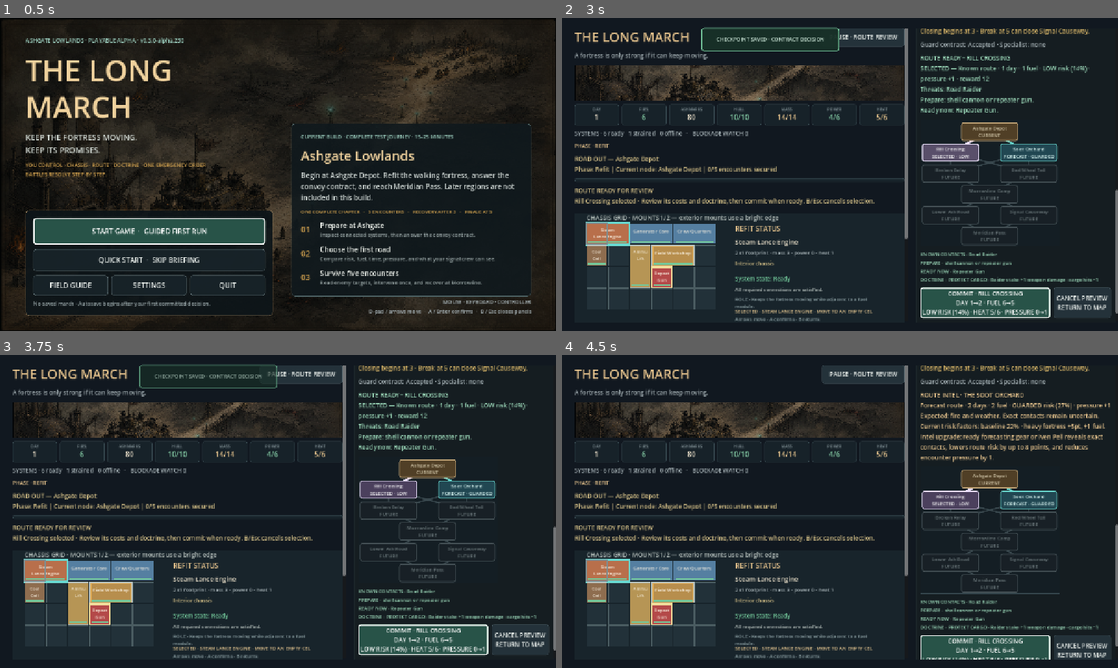
Above: before the commit, frames 1-4 (two rows, left to right).
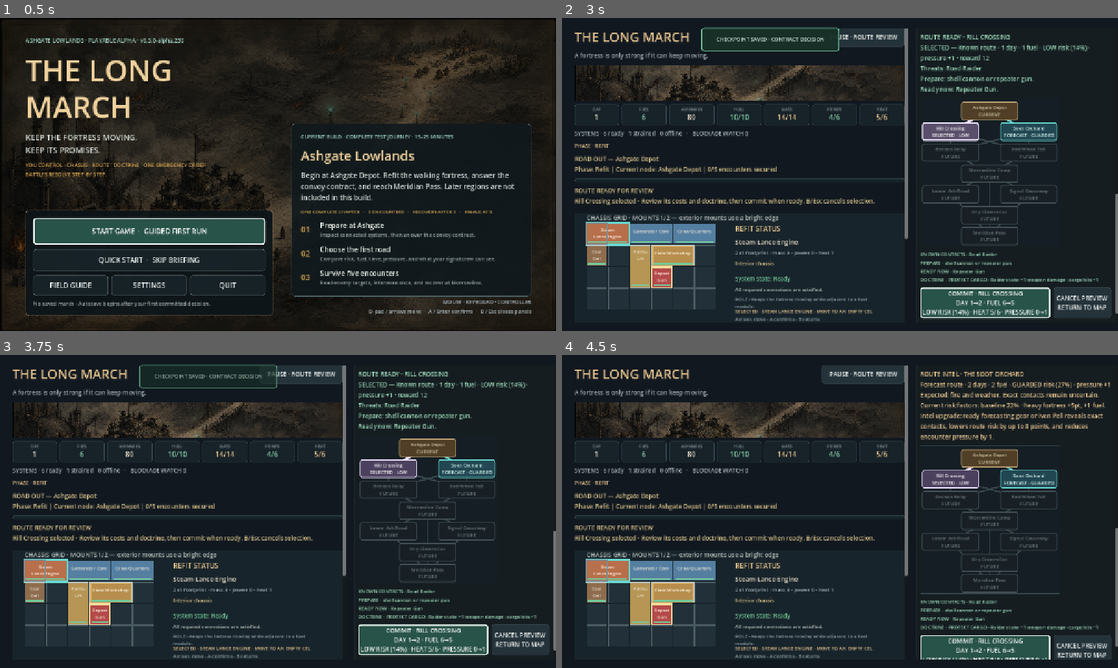
Above: after the commit, the same moments.

Repository: raphaelroshan/the-long-march
Game: Godot game, scene res://scenes/App.tscn
The game is run twice, just before and just after one commit, with the same random seed, the same clock (stepped at 60 frames per second) and the same inputs.
Inputs:
- Up to frame 1 (0.5 s): no input
- Up to frame 2 (3 s): click "START GAME · GUIDED FIRST RUN" at 0.5 s; click "SKIP FOR THIS RUN" at 1.25 s; click "GUARD THE CONVOY MORROWLINE ·…" at 2 s; click "Rill Crossing KNOWN · LOW" at 2.75 s
- Up to frame 3 (3.75 s): click "Rill Crossing SELECTED · LOW" at 3.5 s
- Up to frame 4 (4.5 s): click "Soot Orchard FORECAST · GUARD…" at 4.25 s

Frame 1 is identical in both runs. In frame 2, 6.5% of the frame differs, in the area x 64-100%, y 3-67%; in frame 3, 6.5%; in frame 4, 7.6%, in the area x 64-100%, y 3-94%.

Commit message:
Add condenser-gated Dry Cistern route

Diff:
--- a/content/gameplay_framework.json
+++ b/content/gameplay_framework.json
@@ -145,8 +145,8 @@
   "implemented_journey_slice": {
     "id": "ashgate_lowlands_alpha",
     "status": "vertical_slice",
-    "nodes": ["ashgate_depot", "rill_crossing", "soot_orchard", "broken_relay", "red_wheel_toll_bridge", "morrowline_camp", "lower_ash_road", "signal_causeway", "meridian_pass"],
-    "routes": ["rill_crossing", "soot_orchard", "broken_relay", "red_wheel_toll_bridge", "morrowline_camp", "lower_ash_road", "signal_causeway", "meridian_pass"],
+    "nodes": ["ashgate_depot", "rill_crossing", "soot_orchard", "broken_relay", "red_wheel_toll_bridge", "morrowline_camp", "lower_ash_road", "dry_cistern_cut", "signal_causeway", "meridian_pass"],
+    "routes": ["rill_crossing", "soot_orchard", "broken_relay", "red_wheel_toll_bridge", "morrowline_camp", "lower_ash_road", "dry_cistern_cut", "signal_causeway", "meridian_pass"],
     "encounter_steps": 6,
     "primary_units": ["steam_lance_engine", "shell_cannon", "field_workshop", "signal_coil"],
     "enemy_families": ["road_raiders", "climbers", "burrowers", "siege_beast"],
@@ -161,6 +161,7 @@
       "red_wheel_toll_bridge": ["road_raiders", "climbers"],
       "morrowline_camp": ["road_raiders"],
       "lower_ash_road": ["burrowers"],
+      "dry_cistern_cut": ["storm_front"],
       "signal_causeway": ["storm_front", "climbers"]
     },
     "contract": "morrowline_parts_guard",
--- a/src/core/fortress_state.gd
+++ b/src/core/fortress_state.gd
@@ -40,6 +40,7 @@
 	"broken_relay": {"name": "Broken Relay", "kind": "relay", "description": "A dead signal mast watched by Climbers and one stubborn operator."},
 	"red_wheel_toll_bridge": {"name": "Red Wheel Toll Bridge", "kind": "ambush", "description": "A fortified crossing where the blockade has learned the fortress silhouette."},
 	"lower_ash_road": {"name": "Lower Ash Road", "kind": "hazard", "description": "A buried service road where Burrowers test the lower hull."},
+	"dry_cistern_cut": {"name": "Dry Cistern Cut", "kind": "hazard", "description": "A short cistern road where a maintained condenser can recover enough water to spare fuel."},
 	"signal_causeway": {"name": "Signal Causeway", "kind": "hazard", "description": "An exposed relay causeway caught inside a moving storm front."}
 }
 const JOURNEY_ENCOUNTERS := {
@@ -62,6 +63,7 @@
 	"red_wheel_toll_bridge": {"name": "Red Wheel Toll Bridge", "type": "ambush", "visibility": "unscouted", "days": 1, "fuel": 1, "risk": 0.36, "pressure": 2, "reward": 24, "threat_hint": "organized blockade", "encounter": ["road_raiders", "climbers"]},
 	"morrowline_camp": {"name": "Morrowline Camp", "type": "settlement", "visibility": "known", "days": 1, "fuel": 1, "risk": 0.28, "pressure": 1, "reward": 16, "threat_hint": "raiders on the convoy approach", "encounter": ["road_raiders"]},
 	"lower_ash_road": {"name": "Lower Ash Road", "type": "hazard", "visibility": "forecast", "days": 2, "fuel": 1, "risk": 0.38, "pressure": 2, "reward": 24, "mass_sensitive": true, "threat_hint": "movement below the road", "encounter": ["burrowers"]},
+	"dry_cistern_cut": {"name": "Dry Cistern Cut", "type": "hazard", "visibility": "forecast", "days": 1, "fuel": 2, "risk": 0.28, "pressure": 1, "reward": 18, "threat_hint": "dry weather line", "encounter": ["storm_front"]},
 	"signal_causeway": {"name": "Signal Causeway", "type": "hazard", "visibility": "unscouted", "days": 1, "fuel": 1, "risk": 0.43, "pressure": 2, "reward": 20, "threat_hint": "weather and exposed approaches", "encounter": ["storm_front", "climbers"]},
 	"meridian_pass": {"name": "Meridian Pass", "type": "boss", "visibility": "known", "days": 2, "fuel": 2, "risk": 0.58, "pressure": 2, "reward": 40, "threat_hint": "Siege Beast", "encounter": ["siege_beast"]}
 }
@@ -71,8 +73,9 @@
 	"soot_orchard": ["broken_relay", "red_wheel_toll_bridge"],
 	"broken_relay": ["morrowline_camp"],
 	"red_wheel_toll_bridge": ["morrowline_camp"],
-	"morrowline_camp": ["lower_ash_road", "signal_causeway"],
+	"morrowline_camp": ["lower_ash_road", "dry_cistern_cut", "signal_causeway"],
 	"lower_ash_road": ["meridian_pass"],
+	"dry_cistern_cut": ["meridian_pass"],
 	"signal_causeway": ["meridian_pass"]
 }
 const MODULE_DEFS := {
@@ -375,13 +378,18 @@
 		return true
 	return false
 
+func campaign_node_lock_reason(node_id: String) -> String:
+	if node_id == "dry_cistern_cut" and not _has_ready_tag("water"):
+		return "Requires a Ready Water Condenser: shared power and an adjacent operational Field Workshop."
+	return ""
+
 func campaign_available_nodes() -> Array[String]:
 	var result: Array[String] = []
 	if not campaign_active or encounter_active or not campaign_event_pending.is_empty() or phase == "results":
 		return result
 	for raw_node_id in CAMPAIGN_EDGES.get(current_location, []):
 		var node_id := String(raw_node_id)
-		if not campaign_node_closed(node_id):
+		if not campaign_node_closed(node_id) and campaign_node_lock_reason(node_id).is_empty():
 			result.append(node_id)
 	return result
 
@@ -390,7 +398,8 @@
 	if node.is_empty():
 		return {"ok": false, "reason": "unknown campaign node"}
 	var mass_penalty := 1 if bool(node.get("mass_sensitive", false)) and total_mass() > BASE_MASS_LIMIT - 2 else 0
-	var fuel_cost := int(node.get("fuel", 0)) + mass_penalty
+	var condenser_discount := 1 if node_id == "dry_cistern_cut" and _has_ready_tag("water") else 0
+	var fuel_cost := maxi(1, int(node.get("fuel", 0)) + mass_penalty - condenser_discount)
 	var predicted_heat := maxi(0, total_heat() + (2 if doctrine == "run_hot" else 0))
 	var informed := specialist_id == "iven_pell" or _has_ready_tag("forecast")
 	var visibility := "known" if informed else String(node.get("visibility", "forecast"))
@@ -433,6 +442,8 @@
 		risk_factors.append("prior choices %s%dpt" % ["+" if route_risk_modifier > 0.0 else "-", roundi(absf(route_risk_modifier) * 100.0)])
 	if signal_discount > 0.0:
 		risk_factors.append("forecasting -%dpt" % roundi(signal_discount * 100.0))
+	if condenser_discount > 0:
+		risk_factors.append("Water Condenser -%d fuel" % condenser_discount)
 	return {
 		"ok": true,
 		"id": node_id,
@@ -441,6 +452,7 @@
 		"visibility": visibility,
 		"days": int(node.get("days", 0)),
 		"fuel": fuel_cost,
+		"fuel_discount": condenser_discount,
 		"risk": risk,
 		"risk_band": "low" if risk <= 0.18 else ("guarded" if risk <= 0.32 else "high"),
 		"risk_factors": risk_factors,
@@ -452,7 +464,8 @@
 		"threats": threat_names,
 		"counter_hints": counter_hints,
 		"ready_counter_names": ready_counter_names,
-		"closed": campaign_node_closed(node_id)
+		"closed": campaign_node_closed(node_id),
+		"locked_reason": campaign_node_lock_reason(node_id)
 	}
 
 func campaign_route_comparison(doctrine: String = "protect_cargo") -> Array[Dictionary]:
@@ -602,6 +615,9 @@
 		return {"ok": false, "reason": "answer the Ashgate guard contract before departure"}
 	if not campaign_event_pending.is_empty():
 		return {"ok": false, "reason": "resolve the current node decision before leaving"}
+	var lock_reason := campaign_node_lock_reason(node_id)
+	if not lock_reason.is_empty() and node_id in CAMPAIGN_EDGES.get(current_location, []):
+		return {"ok": false, "reason": lock_reason}
 	if node_id not in campaign_available_nodes():
 		return {"ok": false, "reason": "that node is not reachable from the current position"}
 	var preview := campaign_node_preview(node_id, doctrine)
--- a/src/ui/campaign_map.gd
+++ b/src/ui/campaign_map.gd
@@ -5,7 +5,7 @@
 signal route_committed(node_id: String)
 signal node_inspected(node_id: String, detail: String)
 
-const MAP_SIZE := Vector2(320, 292)
+const MAP_SIZE := Vector2(320, 340)
 const NODE_SIZE := Vector2(132, 40)
 const NODE_ORDER := [
 	"ashgate_depot",
@@ -15,6 +15,7 @@
 	"red_wheel_toll_bridge",
 	"morrowline_camp",
 	"lower_ash_road",
+	"dry_cistern_cut",
 	"signal_causeway",
 	"meridian_pass"
 ]
@@ -27,7 +28,8 @@
 	"morrowline_camp": Vector2(94, 152),
 	"lower_ash_road": Vector2(4, 200),
 	"signal_causeway": Vector2(184, 200),
-	"meridian_pass": Vector2(94, 248)
+	"dry_cistern_cut": Vector2(94, 248),
+	"meridian_pass": Vector2(94, 296)
 }
 const SHORT_NAMES := {
 	"ashgate_depot": "Ashgate Depot",
@@ -37,6 +39,7 @@
 	"red_wheel_toll_bridge": "Red Wheel Toll",
 	"morrowline_camp": "Morrowline Camp",
 	"lower_ash_road": "Lower Ash Road",
+	"dry_cistern_cut": "Dry Cistern Cut",
 	"signal_causeway": "Signal Causeway",
 	"meridian_pass": "Meridian Pass"
 }
@@ -49,6 +52,7 @@
 var secured_path: Array[String] = []
 var available_nodes: Array[String] = []
 var closed_nodes: Array[String] = []
+var locked_reasons: Dictionary = {}
 var outgoing_nodes: Array[String] = []
 var current_previews: Dictionary = {}
 var interaction_is_blocked: bool = false
@@ -141,6 +145,10 @@
 			fill = Color("#482929")
 			border = Color("#e06f61")
 			text_color = Color("#ffd4cd")
+		"locked":
+			fill = Color("#3b3428")
+			border = Color("#d8a650")
+			text_color = Color("#f1ddb5")
 		"bypassed":
 			fill = Color("#28231f")
 			border = Color("#66584d")
@@ -192,7 +200,7 @@
 	var status := status_for(node_id)
 	if status == "closed":
 		return "danger"
-	if status == "blocked":
+	if status in ["blocked", "locked"]:
 		return "warning"
 	if status in ["current", "secured"]:
 		return "safe"
@@ -217,6 +225,8 @@
 		return "%s · %s" % ["SELECTED" if status == "selected" else visibility, risk_text]
 	if status == "blocked":
 		return "DECISION REQUIRED"
+	if status == "locked":
+		return "SYSTEM REQUIRED"
 	return status.to_upper()
 
 func _show_node_detail(node_id: String) -> void:
@@ -248,6 +258,8 @@
 		return "SELECTED — " + _preview_tooltip(current_previews.get(node_id, {}), false)
 	if status == "closed":
 		return "%s is closed at Break pressure. Ready forecasting gear or Iven Pell can reopen it." % String(SHORT_NAMES.get(node_id, node_id))
+	if status == "locked":
+		return String(locked_reasons.get(node_id, "A required fortress system is not Ready."))
 	if status == "blocked":
 		return "Resolve the current contract or local decision before taking this road."
 	if status == "current":
@@ -264,6 +276,7 @@
 	secured_path = _to_string_array(view.get("secured_path", []))
 	available_nodes = _to_string_array(view.get("available_nodes", []))
 	closed_nodes = _to_string_array(view.get("closed_nodes", []))
+	locked_reasons = view.get("locked_reasons", {}).duplicate(true)
 	outgoing_nodes = _to_string_array(view.get("outgoing_nodes", []))
 	selected_node = String(view.get("selected_node", ""))
 	current_fuel = int(view.get("current_fuel", 0))
@@ -285,6 +298,8 @@
 			status = "secured"
 		elif node_id in closed_nodes:
 			status = "closed"
+		elif locked_reasons.has(node_id):
+			status = "locked"
 		elif interaction_is_blocked and node_id in outgoing_nodes:
 			status = "blocked"
 		elif node_id == selected_node and node_id in available_nodes:
@@ -299,6 +314,8 @@
 			button.tooltip_text = _preview_tooltip(current_previews.get(node_id, {}))
 		elif status == "closed":
 			button.tooltip_text = "Closed by Break pressure. Ready forecasting gear or Iven Pell can reopen this road."
+		elif status == "locked":
+			button.tooltip_text = String(locked_reasons.get(node_id, "A required fortress system is not Ready."))
 		elif status == "blocked":
 			button.tooltip_text = "Resolve the current contract or local decision before departing."
 		elif status == "current":
@@ -396,6 +413,9 @@
 			elif source == current_node and target in closed_nodes:
 				color = Color("#e06f61")
 				width = 3.0
+			elif source == current_node and locked_reasons.has(target):
+				color = Color("#d8a650")
+				width = 3.0
 			elif source == current_node and target in available_nodes:
 				if target == selected_node:
 					color = Color("#eee2ff")
--- a/src/ui/main.gd
+++ b/src/ui/main.gd
@@ -2050,17 +2050,22 @@
 	var departure_block_reason := _campaign_departure_block_reason(selected_campaign_node_id)
 	var outgoing_nodes: Array[String] = []
 	var closed_nodes: Array[String] = []
+	var locked_reasons: Dictionary = {}
 	for raw_node_id in LongMarchState.CAMPAIGN_EDGES.get(state.current_location, []):
 		var node_id := String(raw_node_id)
 		outgoing_nodes.append(node_id)
 		if state.campaign_node_closed(node_id):
 			closed_nodes.append(node_id)
+		var lock_reason := state.campaign_node_lock_reason(node_id)
+		if not lock_reason.is_empty():
+			locked_reasons[node_id] = lock_reason
 	campaign_map.configure({
 		"edges": LongMarchState.CAMPAIGN_EDGES,
 		"current_node": state.current_location,
 		"secured_path": state.campaign_path,
 		"available_nodes": options,
 		"closed_nodes": closed_nodes,
+		"locked_reasons": locked_reasons,
 		"outgoing_nodes": outgoing_nodes,
 		"selected_node": selected_campaign_node_id,
 		"previews": previews,
--- a/tests/test_fortress_state.gd
+++ b/tests/test_fortress_state.gd
@@ -25,6 +25,7 @@
 	_test_campaign_graph_and_visibility()
 	_test_campaign_contract_and_specialist()
 	_test_campaign_events_and_closure()
+	_test_water_condenser_route_unlock()
 	_test_complete_five_encounter_campaign()
 	_test_alternate_five_encounter_campaign()
 	_test_campaign_recoverable_failure()
@@ -641,6 +642,38 @@
 	_expect(not state.campaign_node_closed("signal_causeway"), "Iven should keep the Signal Causeway readable at Break pressure")
 	_expect(state.campaign_available_nodes() == ["lower_ash_road", "signal_causeway"], "reliable forecasting should restore both Morrowline departures")
 
+func _test_water_condenser_route_unlock() -> void:
+	var locked_state := LongMarchState.new(1107)
+	locked_state.start_campaign()
+	locked_state.choose_guard_contract(false)
+	locked_state.current_location = "morrowline_camp"
+	locked_state.phase = "settlement"
+	_expect(locked_state.campaign_available_nodes() == ["lower_ash_road", "signal_causeway"], "Dry Cistern Cut should stay unavailable without a Ready Water Condenser")
+	_expect(String(locked_state.campaign_node_lock_reason("dry_cistern_cut")).contains("Ready Water Condenser"), "the locked dry road should name its system requirement")
+	var blocked_departure := locked_state.begin_campaign_route("dry_cistern_cut")
+	_expect(not bool(blocked_departure.get("ok", false)) and String(blocked_departure.get("reason", "")).contains("Field Workshop"), "attempting the locked dry road should return its actionable maintenance requirement")
+
+	var ready_state := LongMarchState.new(1107)
+	ready_state.place_module("steam_lance_engine", Vector2i(0, 0))
+	ready_state.place_module("coal_cell", Vector2i(0, 1))
+	ready_state.place_module("generator_core", Vector2i(2, 0))
+	ready_state.place_module("crew_quarters", Vector2i(2, 2))
+	ready_state.place_module("field_workshop", Vector2i(2, 1))
+	ready_state.place_module("water_condenser", Vector2i(4, 1))
+	ready_state.start_campaign()
+	ready_state.choose_guard_contract(false)
+	ready_state.current_location = "morrowline_camp"
+	ready_state.phase = "settlement"
+	_expect(ready_state.campaign_available_nodes() == ["lower_ash_road", "dry_cistern_cut", "signal_causeway"], "a Ready Water Condenser should add Dry Cistern Cut as a third Morrowline road")
+	var preview := ready_state.campaign_node_preview("dry_cistern_cut")
+	_expect(int(preview.get("fuel", 0)) == 1 and int(preview.get("fuel_discount", 0)) == 1 and "Water Condenser -1 fuel" in preview.get("risk_factors", []), "the Ready Water Condenser should reduce Dry Cistern Cut from two fuel to one and explain the saving")
+	var comparison := ready_state.campaign_route_comparison()
+	_expect(comparison.size() == 3 and String(comparison[1].get("id", "")) == "dry_cistern_cut" and int(comparison[1].get("fuel", 0)) == 1, "route comparison should include the unlocked dry road and its discounted fuel cost")
+	var fuel_before := ready_state.fuel
+	var departure := ready_state.begin_campaign_route("dry_cistern_cut", "protect_crew")
+	_expect(bool(departure.get("ok", false)) and ready_state.fuel == fuel_before - 1, "committing to Dry Cistern Cut should charge the discounted fuel cost")
+	_expect(ready_state.encounter_enemies.size() == 1 and String(ready_state.encounter_enemies[0].get("id", "")) == "storm_front", "Dry Cistern Cut should begin its authored Storm Front encounter")
+
 func _test_complete_five_encounter_campaign() -> void:
 	var state := LongMarchState.new(1107)
 	_install_campaign_signal_loadout(state)
--- a/tests/test_prototype_flow.gd
+++ b/tests/test_prototype_flow.gd
@@ -211,7 +211,7 @@
 	await process_frame
 	_expect(game.focus_chassis_button.has_focus(), "B or Escape should return chassis focus to the visible desk action")
 	_expect(game.pause_button.text.contains("ESC / B"), "leaving chassis controls should restore the ordinary pause shortcut hint")
-	_expect(game.campaign_map.visible and game.campaign_node_buttons.size() == 9, "the campaign should render the full authored node graph")
+	_expect(game.campaign_map.visible and game.campaign_node_buttons.size() == 10, "the campaign should render the full authored node graph")
 	var campaign_action_row: Control = game.campaign_commit_button.get_parent()
 	_expect(game.campaign_commit_intel_label.get_parent() == game.campaign_map.get_parent() and game.campaign_commit_intel …(401 unchanged characters)…
 	_expect(game.campaign_map.status_for("ashgate_depot") == "current", "the map should mark Ashgate as the current node")
@@ -600,6 +600,8 @@
 	game.state.hull_condition = recovery_hull
 	game.state.settlement_actions_remaining = recovery_actions
 	game._refresh_ui()
+	_expect(game.campaign_map.status_for("dry_cistern_cut") == "locked", "Morrowline should keep Dry Cistern Cut visible when the Water Condenser requirement is unmet")
+	_expect(game.campaign_map.detail_for("dry_cistern_cut").contains("Ready Water Condenser") and game.campaign_map.detail_for("dry_cistern_cut").contains("Field Workshop"), "the locked dry road should explain the exact system and maintenance requirement")
 	var saved_pressure: int = game.state.campaign_pressure
 	game.state.campaign_pressure = 5
 	game._refresh_ui()
Not shown, changed: docs/decision_log.md
